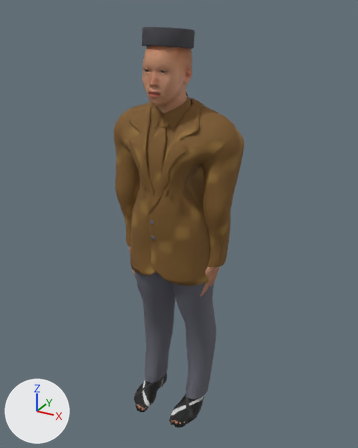
A saved change to the glTF model godot/assets/models/char_pak_rt.glb.
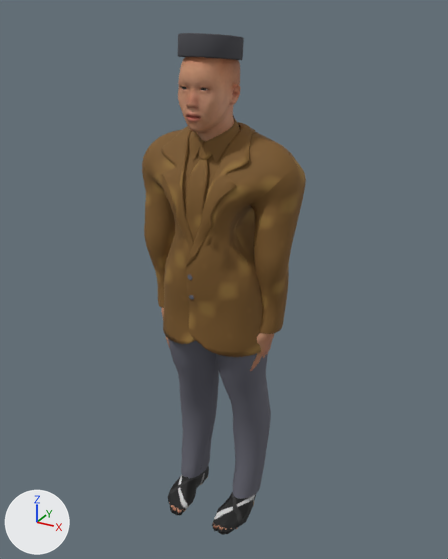
The first picture shows the older version from a 50 mm camera at (0.96, -1.711, 1.804) aimed at (0.009, 0.017, 0.94). The close-ups show the older and then the newer version on the part from 0% to 100% of the width and 0% to 100% of the height of that picture. Only the edits that show in the close-ups are written down. The axes (+X, +Y, +Z) are drawn at lower left. The lights are the same throughout. Where no turn or scale is listed for an object, it has been applied to the vertices. Vertices at exactly the same position are counted once.

Objects in the first close-up: 'PakRtPeci', 'mh_3549_mocap'.
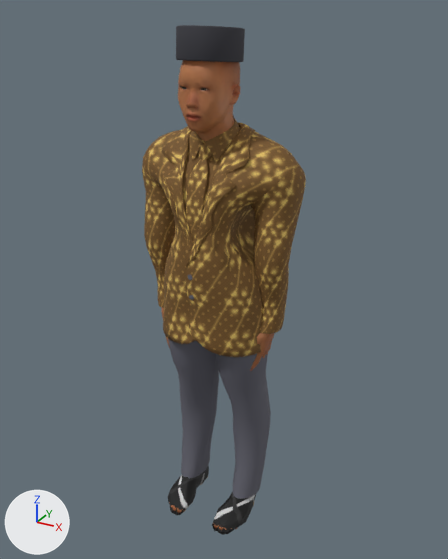
Changed parts and their boxes [x1, y1, x2, y2] in the close-ups (448 x 559 px):
'mh_3549_mocap', surface changed
    both: [142, 60, 306, 532]
'PakRtPeci', reshaped (36% taller)
    before: [178, 33, 244, 60]
    after: [176, 25, 245, 62]

Edits to the bpy script that builds the scene:
```text
Add img_batik_pak_rt_1024:
    img_batik_pak_rt_1024 = load_image('batik_pak_rt_1024', '_unpacked/batik_pak_rt_1024', 1024, 1024, 'sRGB')
Add img_image_0_warm:
    img_image_0_warm = load_image('Image_0_warm', '_unpacked/Image_0_warm', 512, 512, 'sRGB')
Change mat_human_body:
    mat_human_body.texture: img_image_0 -> img_image_0_warm
    mat_human_body.roughness: 0.62 -> 0.56
Change mat_shirt_batik:
    where n2 = _N.new('ShaderNodeTexImage'); n2.name = 'Image Texture'
    n2.image: img_batik_pak_rt -> img_batik_pak_rt_1024
Change me_cylinder:
    used by ob_pakrtpeci; location = (0.0, 0.0, 0.0)
    remove me_cylinder.from_pydata(...)  # 132 vertices, 260 faces; spans x -0.092..0.092, y -0.149..0.057, z 1.657..1.739
    add me_cylinder.from_pydata(...)  # 144 vertices, 284 faces; spans x -0.096..0.096, y -0.158..0.061, z 1.653..1.759
    me_cylinder part 1: the whole mesh is rebuilt
```
